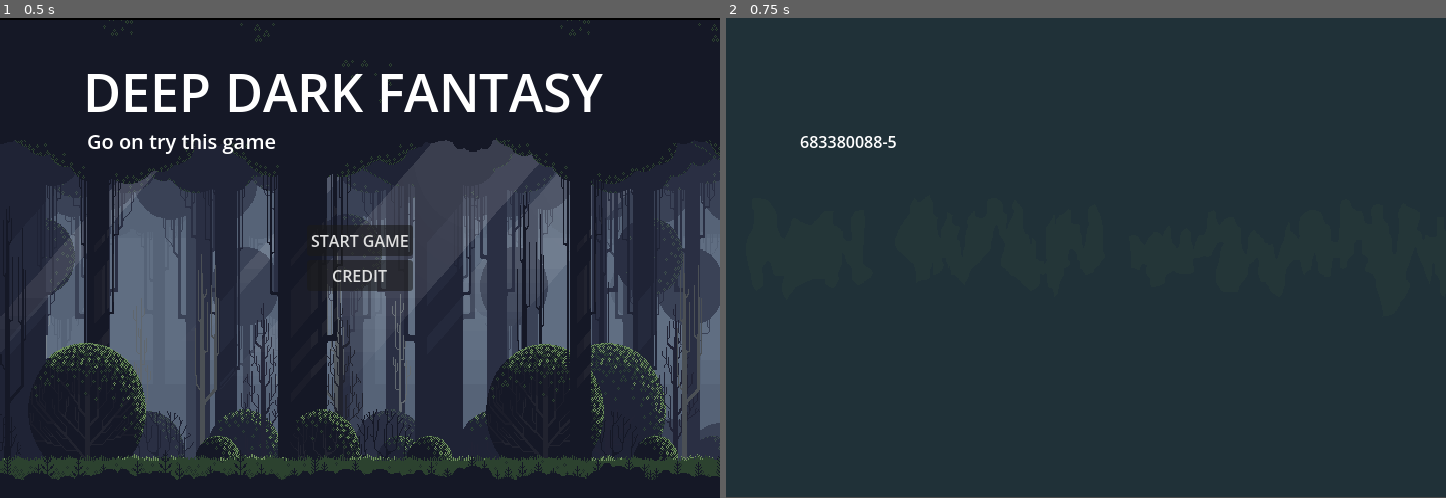
Above: before the commit, frames 1-2 (left to right).
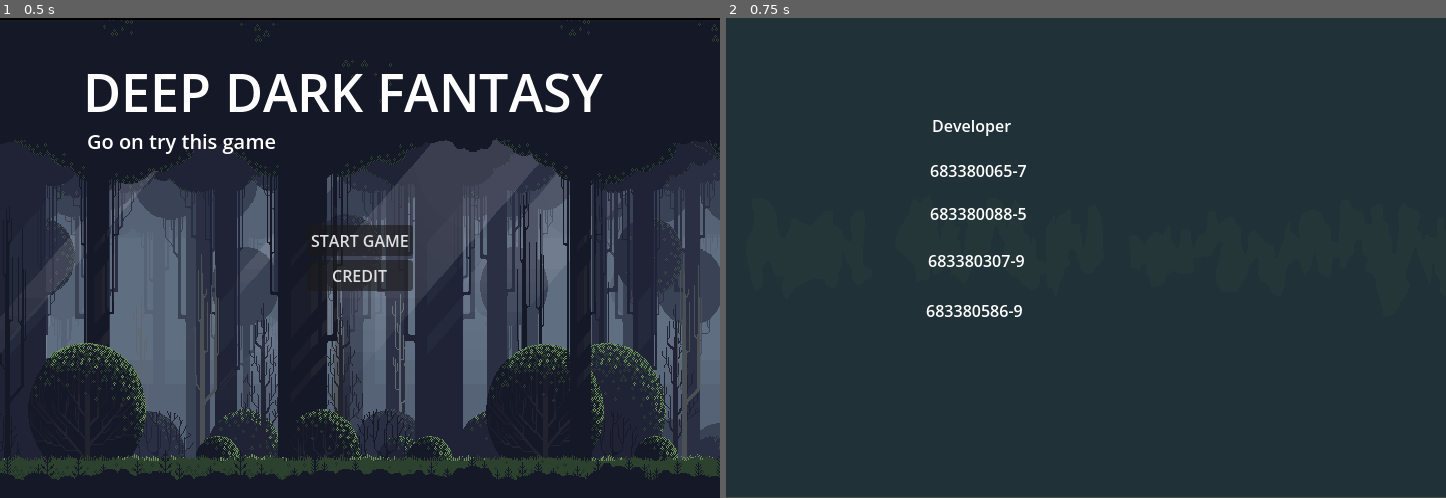
Above: after the commit, the same moments.

Repository: krittipatw/Project_mid_GameDev
Game: Godot game, scene res://scenes/levels/mainmenu.tscn
Same seed, same stepped clock (60 frames per second), same inputs: the game is played once before the commit and once after it. Sound files missing from this copy of the repository are replaced by a short silence.
Inputs:
- Up to frame 1 (0.5 s): no input
- Up to frame 2 (0.75 s): click "CREDIT" at 0.5 s

Frame 1 is identical in both runs. In frame 2, 1.1% of the frame differs, in the area x 10-42%, y 21-63%.

Commit message:
add credit

Diff:
--- a/source/scenes/levels/credit.tscn
+++ b/source/scenes/levels/credit.tscn
@@ -9,8 +9,42 @@
 texture = ExtResource("1_26oag")
 
 [node name="Label" type="Label" parent="." unique_id=1030192973]
-offset_left = 74.0
-offset_top = 112.0
-offset_right = 171.0
-offset_bottom = 135.0
+offset_left = 204.0
+offset_top = 184.0
+offset_right = 301.0
+offset_bottom = 207.0
 text = "683380088-5"
+
+[node name="Label6" type="Label" parent="." unique_id=2012799096]
+offset_left = 384.0
+offset_top = 215.0
+offset_right = 481.0
+offset_bottom = 238.0
+
+[node name="Label5" type="Label" parent="." unique_id=729089283]
+offset_left = 206.0
+offset_top = 96.0
+offset_right = 303.0
+offset_bottom = 119.0
+text = "Developer"
+
+[node name="Label2" type="Label" parent="." unique_id=100792896]
+offset_left = 204.0
+offset_top = 141.0
+offset_right = 301.0
+offset_bottom = 164.0
+text = "683380065-7"
+
+[node name="Label3" type="Label" parent="." unique_id=996299063]
+offset_left = 202.0
+offset_top = 231.0
+offset_right = 299.0
+offset_bottom = 254.0
+text = "683380307-9"
+
+[node name="Label4" type="Label" parent="." unique_id=1023750310]
+offset_left = 200.0
+offset_top = 281.0
+offset_right = 297.0
+offset_bottom = 304.0
+text = "683380586-9"
Not shown, changed: index.html
Not shown, changed: index.pck
